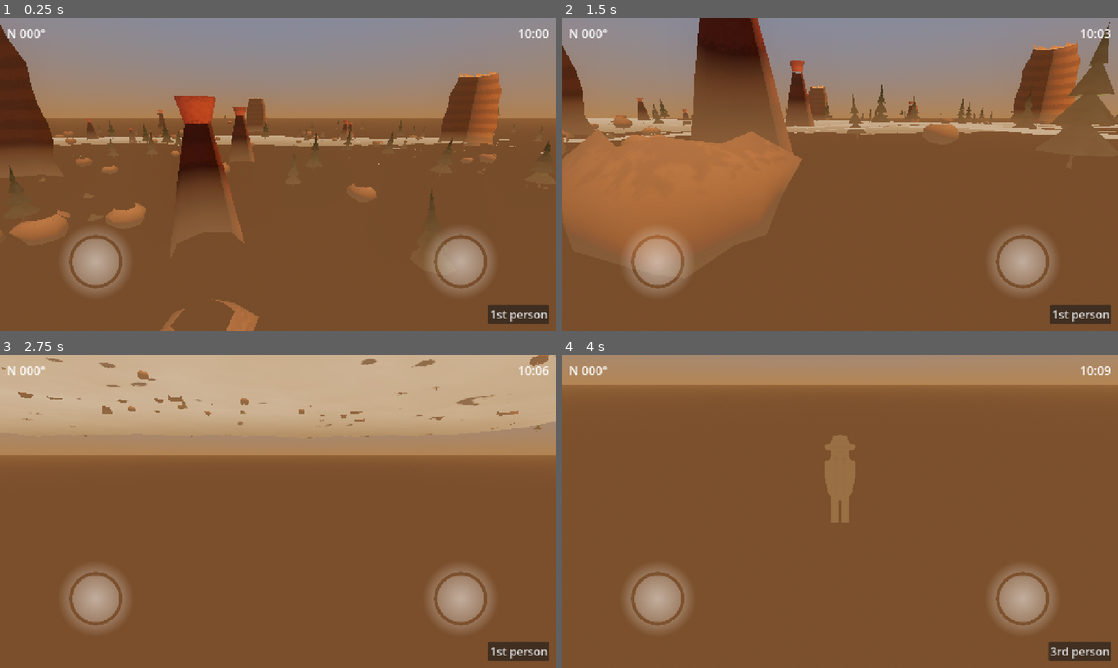
Above: before the commit, frames 1-4 (two rows, left to right).
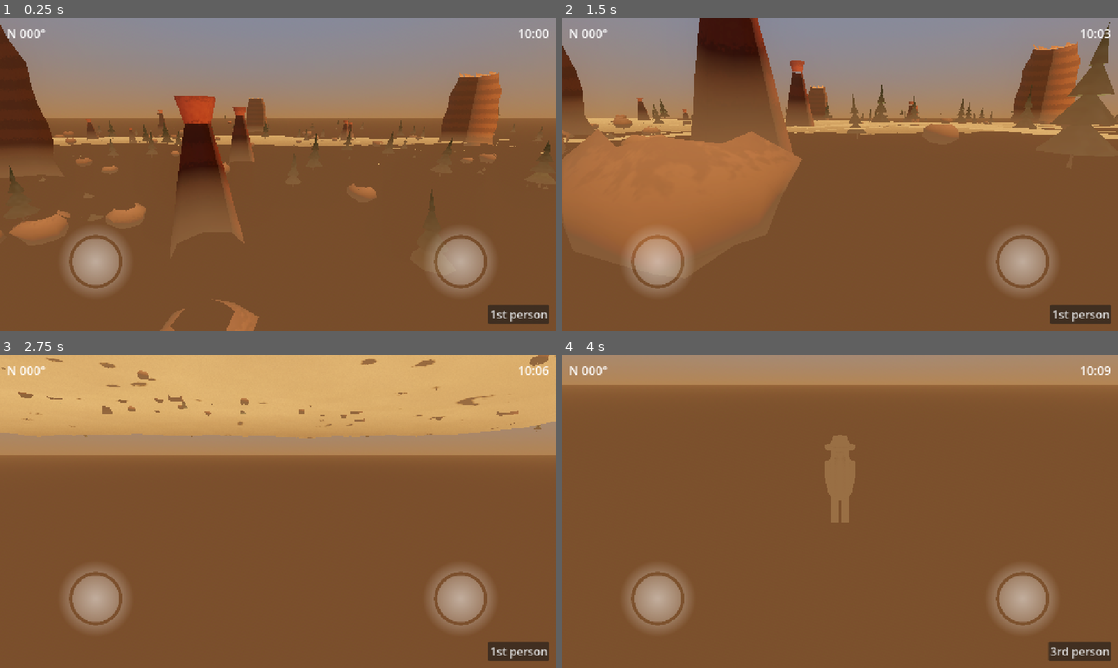
Above: after the commit, the same moments.

Repository: CharlieG42/ZimutAdventure
Game: Godot game, scene res://scenes/world/canyon_playground.tscn
Two runs of this game, one before a commit and one after it. Both use one fixed random seed, a clock stepped at 60 frames per second and the inputs below.
Inputs (mouse positions are in pixels of both pictures, inside the frame that each line leads up to):
- Up to frame 1 (0.25 s): no input
- Up to frame 2 (1.5 s): tap Enter (ui_accept) at 0.5, 0.77 s; move the mouse to (867, 174) at 0.52 s; hold W (move_forward) from 0.53 s (still down); tap E (interact) at 0.6 s; move the mouse to (812, 174) at 1.27 s; tap C (open_journal) at 1.35 s
- Up to frame 3 (2.75 s): keep holding W (move_forward); tap Enter (ui_accept) at 1.52 s; move the mouse to (289, 505) at 2.02 s; hold Shift (sprint) from 2.03 s (still down)
- Up to frame 4 (4 s): move the mouse to (834, 517) at 2.77 s; release Shift (sprint) at 2.78 s; tap V (toggle_view) at 2.85 s; tap Enter (ui_accept) at 3.02 s; release W (move_forward) at 3.5 s; click "3rd person" at 3.5 s

The runs differ from the first frame. In frame 1, 0.6% of the frame differs, in the area x 9-98%, y 37-47%; in frame 2, 1.4%; in frame 3, 22%, in the area x 0-100%, y 0-25%; in frame 4, nothing differs.

Commit message:
fix: 'flat' est un mot-clé GLSL réservé + commentaires GDScript en '#'
Co-authored-by: CharlieG42 <CharlieG42@users.noreply.github.com>

Diff:
--- a/assets/landscapes/shaders/canyon_terrain.gdshader
+++ b/assets/landscapes/shaders/canyon_terrain.gdshader
@@ -82,8 +82,8 @@
 	vec3 albedo = mix(dust, rock, rock_factor);
 
 	// Poussière accumulée sur les replats et sommets (faces vers le haut).
-	float flat = 1.0 - clamp(v_slope * 2.0, 0.0, 1.0);
-	albedo = mix(albedo, dust, flat * ledge_dust);
+	float flatness = 1.0 - clamp(v_slope * 2.0, 0.0, 1.0);
+	albedo = mix(albedo, dust, flatness * ledge_dust);
 
 	float height_mix = smoothstep(sand_blend_height - 4.0, sand_blend_height + 4.0, v_height);
 	albedo = mix(albedo, dust, height_mix * 0.4);
--- a/tests/test_visual_upgrade.gd
+++ b/tests/test_visual_upgrade.gd
@@ -82,17 +82,17 @@
 		if not env.adjustment_enabled:
 			errors.append("color adjustment should be enabled for a richer look")
 
-	// Le feuillage et le tronc doivent avoir un balancement au vent.
+	# Le feuillage et le tronc doivent avoir un balancement au vent.
 	var foliage_shader := load("res://assets/landscapes/shaders/prop_foliage.gdshader") as Shader
 	if foliage_shader != null and not foliage_shader.code.contains("wind_strength"):
 		errors.append("foliage shader should support wind sway (wind_strength)")
 	var trunk_shader := load("res://assets/landscapes/shaders/prop_trunk.gdshader") as Shader
 	if trunk_shader != null and not trunk_shader.code.contains("wind_strength"):
 		errors.append("trunk shader should support wind sway (wind_strength)")
-	// Le terrain doit avoir des strates par hauteur et des replats poussiéreux.
+	# Le terrain doit avoir des strates par hauteur et des replats poussiéreux.
 	var terrain_shader := load("res://assets/landscapes/shaders/canyon_terrain.gdshader") as Shader
 	if terrain_shader != null:
-		if not terrain_shader.code.contains("v_height * strata_scale") and not terrain_shader.code.contains("(v_height + warp) * strata_scale"):
+		if not terrain_shader.code.contains("(v_height + warp) * strata_scale"):
 			errors.append("terrain shader should use world-height strata")
 		if not terrain_shader.code.contains("ledge_dust"):
 			errors.append("terrain shader should have ledge dust on flat areas")
